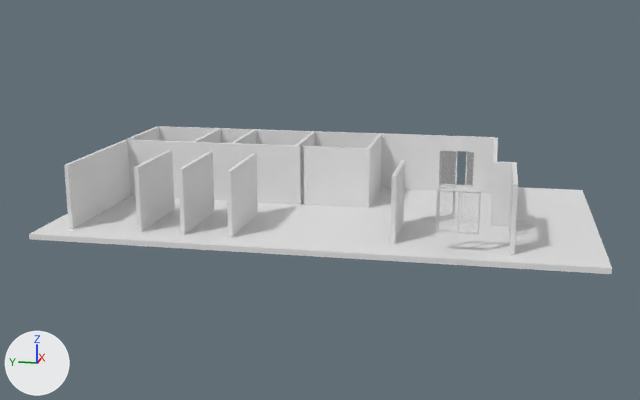
The Blender file 1_CAD/1_HOME/BLENDER/House_Option-2_From_Blender.blend as it was, and as the next commit left it.
Rendered twice from a 50 mm camera at (-44.1, 1.2, 13.4) aimed at (6.8, 11.4, 0.7). Every picture has the same lights, and +X, +Y and +Z are marked at lower left.

In view in the first picture: 'Foundation', 'Wall-1', 'Wall-11', 'Wall-12', 'Wall-13', 'Wall-18', 'Wall-4', 'Wall-5', 'Wall-6', 'Wall-separators', 'Window.L.002', 'Window.R.002'.
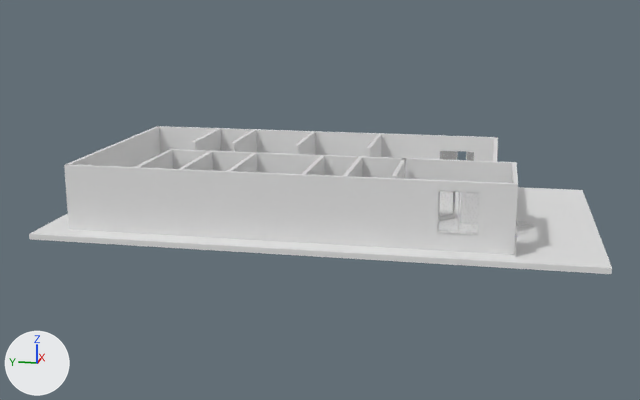
Pixel boxes [x1, y1, x2, y2] of what changed, in the pictures (640 x 400 px):
'Wall-3', shown
    after: [65, 164, 513, 255]
'Wall-18', deleted
    before: [127, 140, 370, 208]
'Wall-8', shown
    after: [169, 149, 493, 182]
'Wall-10', shown
    after: [302, 156, 325, 175]
'Wall-9', shown
    after: [343, 157, 362, 177]
'Wall-13', unchanged, covered by the edit
    before: [134, 150, 175, 232]
    after: [136, 150, 173, 169]
'Wall-12', unchanged, covered by the edit
    before: [178, 151, 214, 235]
    after: [179, 151, 213, 171]
'Wall-11', unchanged, covered by the edit
    before: [227, 153, 258, 238]
    after: [227, 153, 257, 172]
'Wall-6', unchanged, covered by the edit
    before: [490, 161, 517, 226]
    after: [492, 161, 517, 183]

What the commit changed:
Object 'Wall-3' (ob_wall_3) is now shown.
Object 'Wall-8' (ob_wall_8) is now shown.
Object 'Wall-9' (ob_wall_9) is now shown.
Object 'Wall-10' (ob_wall_10) is now shown.
Object 'Wall-18' (ob_wall_18) is deleted.
